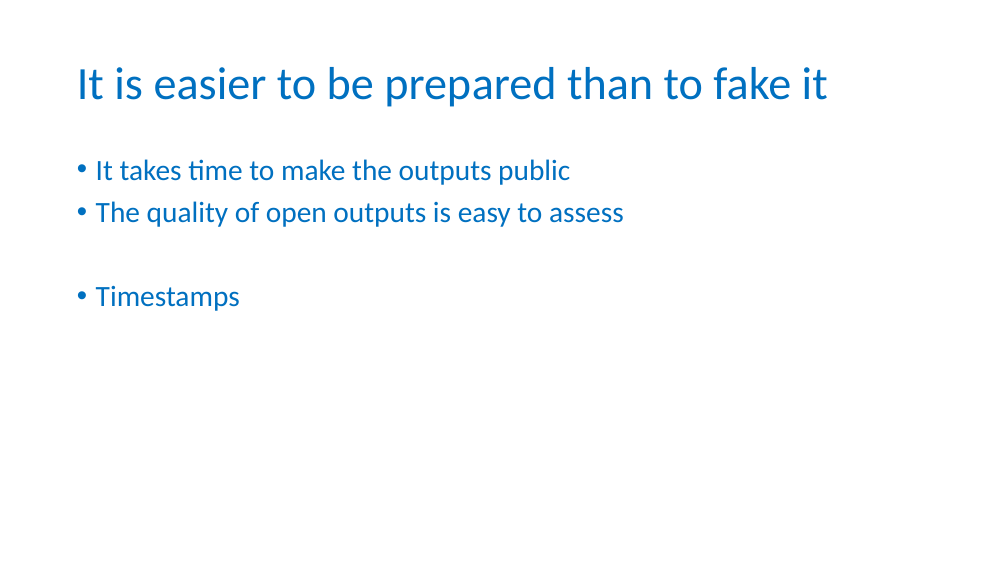
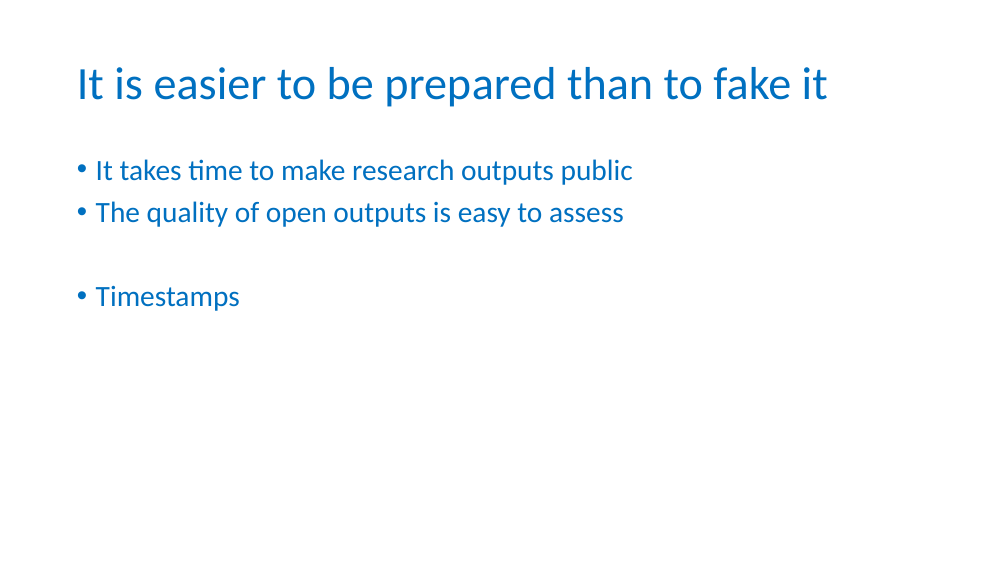
Before and after one commit to tobyhodges/probable-enigma, a slide deck: slide 24 of instructors/01-Why_are_we_here.pptx. Drawn at 1008x567 pixels with LibreOffice and Linux fonts; fonts in the diff are those of the drawing; background and template pictures are left out. Boxes give left, top, right and bottom in pixels: in the first picture for what was removed or moved away, otherwise in the second. Text is boxed around its words. In the diff, an @@ line names an element or a change of style, - is before the commit and + after.

```diff
--- a/instructors/01-Why_are_we_here.pptx
+++ b/instructors/01-Why_are_we_here.pptx
@@ text at bbox=[96, 159, 633, 185]: text changed @@
-• It takes time to make the outputs public
+• It takes time to make research outputs public
```
Also in this commit, not shown: 5 other slides changed, 5 other files.
